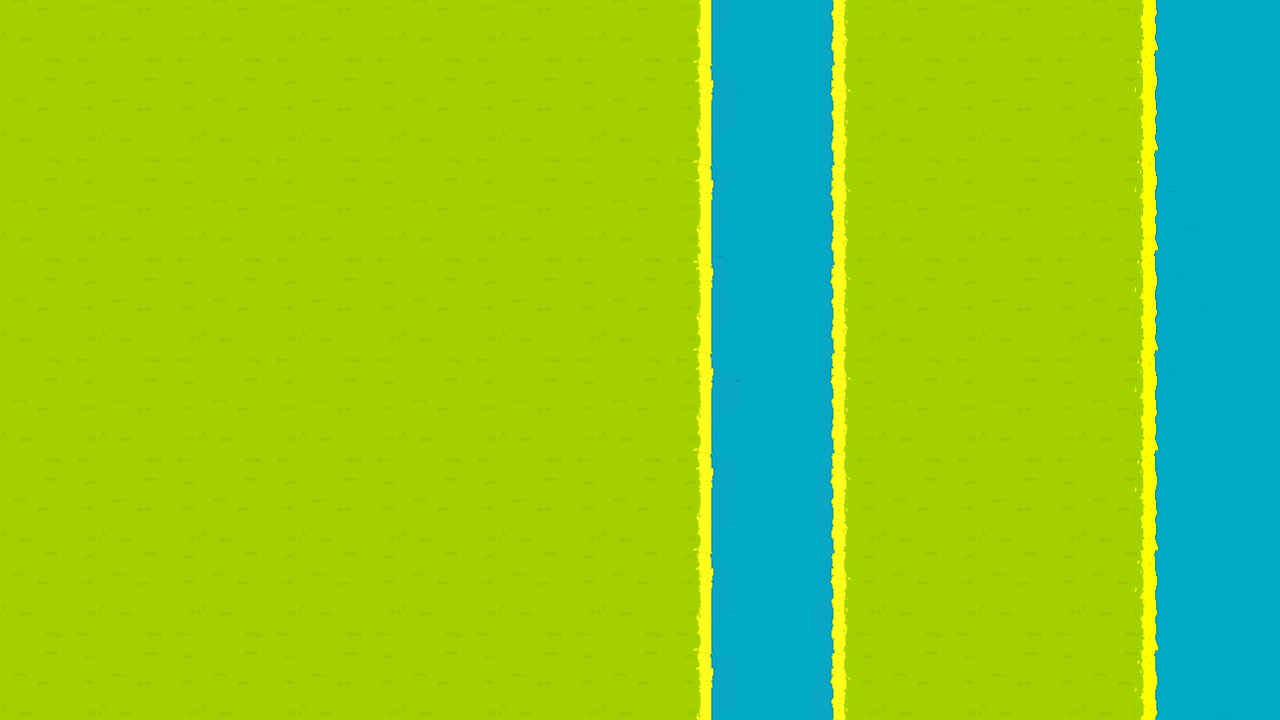
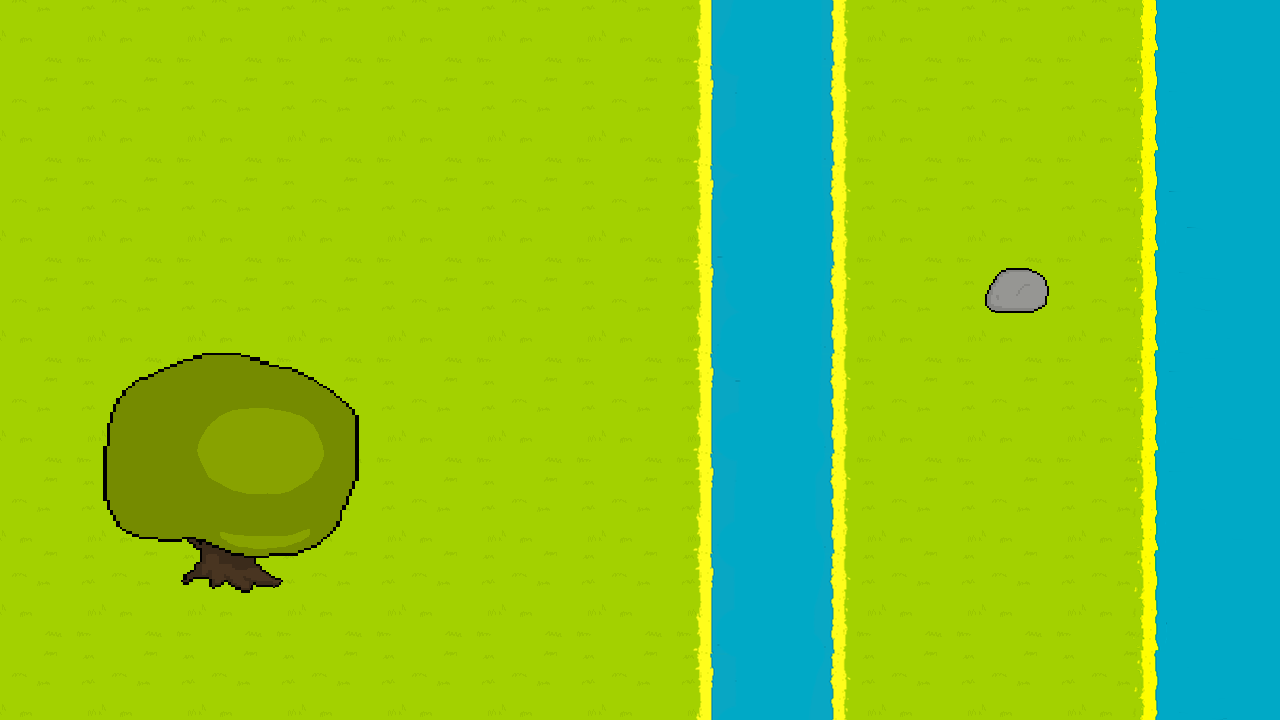
Layers edited between the first and the second (1280, 720) image:
added layer "vegetacao" above "Camada 1" over [103, 268, 1049, 593]
